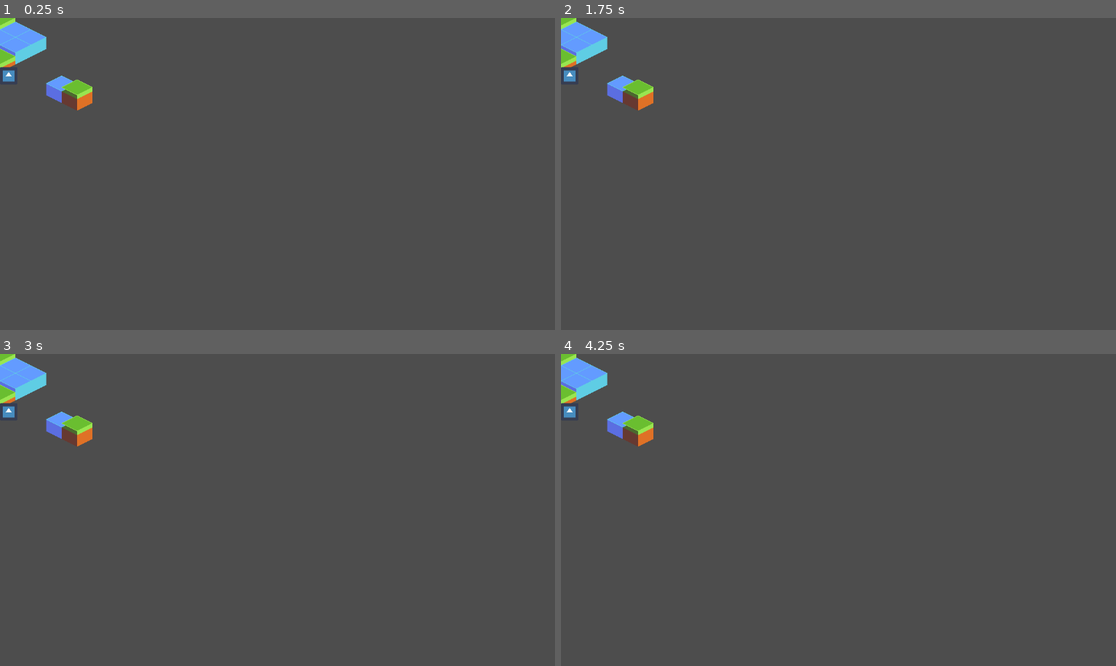
Above: before the commit, frames 1-4 (two rows, left to right).
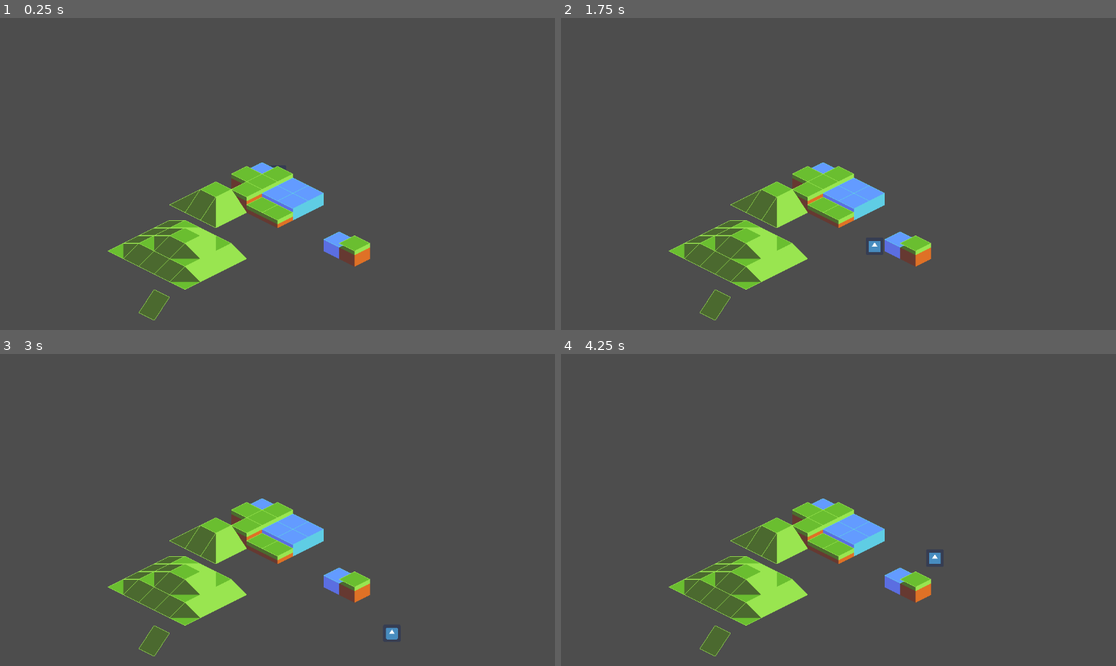
Above: after the commit, the same moments.

Repository: downflux/game
Game: Godot game, scene res://scenes/map/isometric_v2/isometric_v2.tscn
Two runs of this game, one before a commit and one after it. Both use one fixed random seed, a clock stepped at 60 frames per second and the inputs below. The project has no main scene, so this scene is started directly. The engine's default icon, where the game draws it, is replaced by a stand-in: a white triangle on a blue panel in a dark square.
Inputs:
- Up to frame 1 (0.25 s): no input
- Up to frame 2 (1.75 s): tap Enter at 0.5 s; hold Right (ui_right) 0.53-1.28 s; hold Down (ui_down) from 1.28 s (still down)
- Up to frame 3 (3 s): release Down (ui_down) at 2.03 s; hold Right (ui_right) 2.03-2.78 s; hold Up (ui_up) from 2.78 s (still down)
- Up to frame 4 (4.25 s): release Up (ui_up) at 3.53 s; hold Left (ui_left) from 3.53 s (still down)

The runs differ from the first frame. In frame 1, 9.0% of the frame differs, in the area x 0-67%, y 0-97%; in frame 2, 9.1%; in frame 3, 9.1%, in the area x 0-72%, y 0-97%; in frame 4, 9.1%.

Commit message:
Add ZTransition and isometric V2 demo

Diff:
--- a/objects/df_unit.gd
+++ b/objects/df_unit.gd
@@ -8,7 +8,7 @@
 
 var df_unit: DFUnit3D = DFUnit3D.new()
 
-const SPEED = 1
+const SPEED = 5
 
 func _process(_delta):
 	var p = df_unit.position2d(DFUnit3D.ProjectionMode.ISOMETRIC)
@@ -27,3 +27,7 @@
 			0,
 		) * SPEED
 	df_unit._physics_process(delta)
+
+func maybe_set_z_layer(z_layer: int):
+	print("Set z_layer: ", z_layer)
+	z_index = z_layer * ZTransitionBase._MAP_Z_INDEX_BUFFER
--- /dev/null
+++ b/scenes/map/isometric_v2/collision_box.tres
@@ -0,0 +1,13 @@
+[gd_resource type="TileSet" load_steps=3 format=3]
+
+[ext_resource type="PackedScene" uid="uid://bmoluriiv4qej" path="res://scenes/map/isometric_v2/z_transition_s.tscn" id="1_1rnen"]
+
+[sub_resource type="TileSetScenesCollectionSource" id="TileSetScenesCollectionSource_uy42b"]
+resource_name = "CollisionBox"
+scenes/0/scene = ExtResource("1_1rnen")
+
+[resource]
+tile_shape = 1
+tile_layout = 5
+tile_size = Vector2i(64, 32)
+sources/0 = SubResource("TileSetScenesCollectionSource_uy42b")
--- a/scenes/map/isometric_v2/isometric_v2.tscn
+++ b/scenes/map/isometric_v2/isometric_v2.tscn
@@ -1,17 +1,31 @@
-[gd_scene load_steps=4 format=3 uid="uid://d07mmws12lxef"]
+[gd_scene load_steps=7 format=3 uid="uid://d07mmws12lxef"]
 
+[ext_resource type="Script" path="res://scenes/map/isometric_v2/tmp.gd" id="1_15y5w"]
 [ext_resource type="Texture2D" uid="uid://dxur8d7jlcy3r" path="res://icon.png" id="1_krdt5"]
 [ext_resource type="TileSet" uid="uid://bxvy3qs1vwdd7" path="res://scenes/map/isometric_v2/terrain_top.tres" id="1_mh8kw"]
 [ext_resource type="TileSet" uid="uid://lv22ribevpin" path="res://scenes/map/isometric_v2/terrain_side.tres" id="2_fhlnm"]
+[ext_resource type="TileSet" path="res://scenes/map/isometric_v2/collision_box.tres" id="4_ssclw"]
+
+[sub_resource type="RectangleShape2D" id="RectangleShape2D_nb1a0"]
+size = Vector2(550.685, 526.028)
 
 [node name="IsometricMapV2" type="Node2D"]
 y_sort_enabled = true
 
-[node name="Icon" type="Sprite2D" parent="."]
+[node name="TestUnit" type="CharacterBody2D" parent="."]
 y_sort_enabled = true
-position = Vector2(18, 120)
+position = Vector2(-333, 300)
 scale = Vector2(0.0608333, 0.0608333)
+script = ExtResource("1_15y5w")
+
+[node name="Icon" type="Sprite2D" parent="TestUnit"]
+y_sort_enabled = true
+scale = Vector2(1, 1)
 texture = ExtResource("1_krdt5")
+
+[node name="CollisionShape2D" type="CollisionShape2D" parent="TestUnit"]
+scale = Vector2(1, 0.999999)
+shape = SubResource("RectangleShape2D_nb1a0")
 
 [node name="Layer" type="Node2D" parent="."]
 
@@ -28,7 +42,17 @@
 tile_set = ExtResource("1_mh8kw")
 format = 2
 layer_0/y_sort_enabled = true
-layer_0/tile_data = PackedInt32Array(65535, 0, 0, 0, 65536,  …(577 unchanged characters)… 31072, 3, 131078, 0, 0, 131077, 65536, 0)
+layer_0/tile_data = PackedInt32Array(65535, 0, 0, 0, 65536,  …(577 unchanged characters)… 31072, 3, 131078, 0, 0, 131077, 65536, 0, 786435, 0, 3)
 
 [node name="CollisionBox" type="TileMap" parent="Layer"]
+z_index = 2
+y_sort_enabled = true
+tile_set = ExtResource("4_ssclw")
 format = 2
+layer_0/y_sort_enabled = true
+layer_0/tile_data = PackedInt32Array(786435, 0, 0)
+
+[node name="Camera2D" type="Camera2D" parent="."]
+
+[connection signal="body_entered" from="Layer/CollisionBox/ZTransitionS" to="Layer/CollisionBox/ZTransitionS" method="_on_body_entered" flags=18]
+[connection signal="body_exited" from="Layer/CollisionBox/ZTransitionS" to="Layer/CollisionBox/ZTransitionS" method="_on_body_exited" flags=18]
--- a/scenes/map/isometric_v2/terrain_top.tres
+++ b/scenes/map/isometric_v2/terrain_top.tres
@@ -7,89 +7,190 @@
 texture_region_size = Vector2i(64, 64)
 0:0/0 = 0
 0:0/0/texture_origin = Vector2i(0, -16)
+0:0/0/physics_layer_0/linear_velocity = Vector2(0, 0)
+0:0/0/physics_layer_0/angular_velocity = 0.0
 1:0/0 = 0
 1:0/0/texture_origin = Vector2i(0, -16)
+1:0/0/physics_layer_0/linear_velocity = Vector2(0, 0)
+1:0/0/physics_layer_0/angular_velocity = 0.0
 2:0/0 = 0
 2:0/0/texture_origin = Vector2i(0, -16)
+2:0/0/physics_layer_0/linear_velocity = Vector2(0, 0)
+2:0/0/physics_layer_0/angular_velocity = 0.0
 3:0/0 = 0
 3:0/0/texture_origin = Vector2i(0, -16)
+3:0/0/physics_layer_0/linear_velocity = Vector2(0, 0)
+3:0/0/physics_layer_0/angular_velocity = 0.0
 1:1/0 = 0
 1:1/0/texture_origin = Vector2i(0, -16)
+1:1/0/physics_layer_0/linear_velocity = Vector2(0, 0)
+1:1/0/physics_layer_0/angular_velocity = 0.0
 0:2/0 = 0
 0:2/0/texture_origin = Vector2i(0, -16)
+0:2/0/physics_layer_0/linear_velocity = Vector2(0, 0)
+0:2/0/physics_layer_0/angular_velocity = 0.0
+0:2/0/physics_layer_0/polygon_0/points = PackedVector2Array(-32, 0, -32, 1, 30, 32, 32, 32, 32, 31, -30, 0)
 2:2/0 = 0
 2:2/0/texture_origin = Vector2i(0, -16)
+2:2/0/physics_layer_0/linear_velocity = Vector2(0, 0)
+2:2/0/physics_layer_0/angular_velocity = 0.0
+2:2/0/physics_layer_0/polygon_0/points = PackedVector2Array(-32, -1, -32, 1, -1, 48, 2, 48, 32, 33, 32, 31, 1, -16, -2, -16)
 0:3/0 = 0
 0:3/0/texture_origin = Vector2i(0, -16)
+0:3/0/physics_layer_0/linear_velocity = Vector2(0, 0)
+0:3/0/physics_layer_0/angular_velocity = 0.0
+0:3/0/physics_layer_0/polygon_0/points = PackedVector2Array(-1, -16, 2, -16, 32, -1, 32, 1, 1, 48, -2, 48, -32, 33, -32, 31)
 2:3/0 = 0
 2:3/0/texture_origin = Vector2i(0, -16)
+2:3/0/physics_layer_0/linear_velocity = Vector2(0, 0)
+2:3/0/physics_layer_0/angular_velocity = 0.0
+2:3/0/physics_layer_0/polygon_0/points = PackedVector2Array(-32, 31, -32, 32, -30, 32, 32, 1, 32, 0, 30, 0)
 0:4/0 = 0
 0:4/0/texture_origin = Vector2i(0, -16)
+0:4/0/physics_layer_0/linear_velocity = Vector2(0, 0)
+0:4/0/physics_layer_0/angular_velocity = 0.0
 1:4/0 = 0
 1:4/0/texture_origin = Vector2i(0, -16)
+1:4/0/physics_layer_0/linear_velocity = Vector2(0, 0)
+1:4/0/physics_layer_0/angular_velocity = 0.0
 2:4/0 = 0
 2:4/0/texture_origin = Vector2i(0, -16)
+2:4/0/physics_layer_0/linear_velocity = Vector2(0, 0)
+2:4/0/physics_layer_0/angular_velocity = 0.0
 3:4/0 = 0
 3:4/0/texture_origin = Vector2i(0, -16)
+3:4/0/physics_layer_0/linear_velocity = Vector2(0, 0)
+3:4/0/physics_layer_0/angular_velocity = 0.0
 0:5/0 = 0
 0:5/0/texture_origin = Vector2i(0, -16)
+0:5/0/physics_layer_0/linear_velocity = Vector2(0, 0)
+0:5/0/physics_layer_0/angular_velocity = 0.0
 1:5/0 = 0
 1:5/0/texture_origin = Vector2i(0, -16)
+1:5/0/physics_layer_0/linear_velocity = Vector2(0, 0)
+1:5/0/physics_layer_0/angular_velocity = 0.0
 2:5/0 = 0
 2:5/0/texture_origin = Vector2i(0, -16)
+2:5/0/physics_layer_0/linear_velocity = Vector2(0, 0)
+2:5/0/physics_layer_0/angular_velocity = 0.0
 3:5/0 = 0
 3:5/0/texture_origin = Vector2i(0, -16)
+3:5/0/physics_layer_0/linear_velocity = Vector2(0, 0)
+3:5/0/physics_layer_0/angular_velocity = 0.0
 0:6/0 = 0
 0:6/0/texture_origin = Vector2i(0, -16)
+0:6/0/physics_layer_0/linear_velocity = Vector2(0, 0)
+0:6/0/physics_layer_0/angular_velocity = 0.0
 1:6/0 = 0
 1:6/0/texture_origin = Vector2i(0, -16)
+1:6/0/physics_layer_0/linear_velocity = Vector2(0, 0)
+1:6/0/physics_layer_0/angular_velocity = 0.0
 2:6/0 = 0
 2:6/0/texture_origin = Vector2i(0, -16)
+2:6/0/physics_layer_0/linear_velocity = Vector2(0, 0)
+2:6/0/physics_layer_0/angular_velocity = 0.0
 0:7/0 = 0
 0:7/0/texture_origin = Vector2i(0, -16)
+0:7/0/physics_layer_0/linear_velocity = Vector2(0, 0)
+0:7/0/physics_layer_0/angular_velocity = 0.0
+0:7/0/physics_layer_0/polygon_0/points = PackedVector2Array(-32, 16, 2, 16, 32, 31, 32, 32, -2, 32, -32, 17)
 1:7/0 = 0
 1:7/0/texture_origin = Vector2i(0, -16)
+1:7/0/physics_layer_0/linear_velocity = Vector2(0, 0)
+1:7/0/physics_layer_0/angular_velocity = 0.0
+1:7/0/physics_layer_0/polygon_0/points = PackedVector2Array(-32, 16, -32, 17, -1, 48, 2, 48, 32, 33, 32, 31, 2, 16)
 2:7/0 = 0
 2:7/0/texture_origin = Vector2i(0, -16)
+2:7/0/physics_layer_0/linear_velocity = Vector2(0, 0)
+2:7/0/physics_layer_0/angular_velocity = 0.0
+2:7/0/physics_layer_0/polygon_0/points = PackedVector2Array(-2, 0, 1, 0, 32, 31, 32, 33, 2, 48, -1, 48, -32, 17, -32, 15)
 3:7/0 = 0
 3:7/0/texture_origin = Vector2i(0, -16)
+3:7/0/physics_layer_0/linear_velocity = Vector2(0, 0)
+3:7/0/physics_layer_0/angular_velocity = 0.0
+3:7/0/physics_layer_0/polygon_0/points = PackedVector2Array(-1, 0, 1, 0, 32, 31, 32, 33, 2, 48, -2, 48, -32, 33, -32, 31)
 0:8/0 = 0
 0:8/0/texture_origin = Vector2i(0, -16)
+0:8/0/physics_layer_0/linear_velocity = Vector2(0, 0)
+0:8/0/physics_layer_0/angular_velocity = 0.0
+0:8/0/physics_layer_0/polygon_0/points = PackedVector2Array(-1, 0, 2, 0, 32, 15, 32, 17, 1, 48, -2, 48, -32, 33, -32, 31)
 1:8/0 = 0
 1:8/0/texture_origin = Vector2i(0, -16)
+1:8/0/physics_layer_0/linear_velocity = Vector2(0, 0)
+1:8/0/physics_layer_0/angular_velocity = 0.0
+1:8/0/physics_layer_0/polygon_0/points = PackedVector2Array(-2, 16, 32, 16, 32, 17, 1, 48, -2, 48, -32, 33, -32, 31)
 2:8/0 = 0
 2:8/0/texture_origin = Vector2i(0, -16)
+2:8/0/physics_layer_0/linear_velocity = Vector2(0, 0)
+2:8/0/physics_layer_0/angular_velocity = 0.0
+2:8/0/physics_layer_0/polygon_0/points = PackedVector2Array(-2, 16, 32, 16, 32, 17, 2, 32, -32, 32, -32, 31)
 3:8/0 = 0
 3:8/0/texture_origin = Vector2i(0, -16)
+3:8/0/physics_layer_0/linear_velocity = Vector2(0, 0)
+3:8/0/physics_layer_0/angular_velocity = 0.0
+3:8/0/physics_layer_0/polygon_0/points = PackedVector2Array(-2, 16, 2, 16, 32, 31, 32, 32, -32, 32, -32, 31)
 1:9/0 = 0
 1:9/0/texture_origin = Vector2i(0, -16)
+1:9/0/physics_layer_0/linear_velocity = Vector2(0, 0)
+1:9/0/physics_layer_0/angular_velocity = 0.0
+1:9/0/physics_layer_0/polygon_0/points = PackedVector2Array(-2, 0, 2, 0, 32, 15, 32, 17, 1, 48, -1, 48, -32, 17, -32, 15)
 2:9/0 = 0
 2:9/0/texture_origin = Vector2i(0, -16)
+2:9/0/physics_layer_0/linear_velocity = Vector2(0, 0)
+2:9/0/physics_layer_0/angular_velocity = 0.0
+2:9/0/physics_layer_0/polygon_0/points = PackedVector2Array(-1, 0, 2, 0, 32, 15, 32, 17, 2, 32, -32, 32, -32, 31)
 3:9/0 = 0
 3:9/0/texture_origin = Vector2i(0, -16)
+3:9/0/physics_layer_0/linear_velocity = Vector2(0, 0)
+3:9/0/physics_layer_0/angular_velocity = 0.0
+3:9/0/physics_layer_0/polygon_0/points = PackedVector2Array(-32, 16, 32, 16, 32, 17, 2, 32, -2, 32, -32, 17)
 1:2/0 = 0
 1:2/0/texture_origin = Vector2i(0, -16)
+1:2/0/physics_layer_0/linear_velocity = Vector2(0, 0)
+1:2/0/physics_layer_0/angular_velocity = 0.0
+1:2/0/physics_layer_0/polygon_0/points = PackedVector2Array(-32, 0, -32, 1, -1, 48, 2, 48, 32, 33, 32, 31, -30, 0)
 1:3/0 = 0
 1:3/0/texture_origin = Vector2i(0, -16)
+1:3/0/physics_layer_0/linear_velocity = Vector2(0, 0)
+1:3/0/physics_layer_0/angular_velocity = 0.0
+1:3/0/physics_layer_0/polygon_0/points = PackedVector2Array(30, 0, 32, 0, 32, 1, 1, 48, -2, 48, -32, 33, -32, 31)
 3:3/0 = 0
 3:3/0/texture_origin = Vector2i(0, -16)
+3:3/0/physics_layer_0/linear_velocity = Vector2(0, 0)
+3:3/0/physics_layer_0/angular_velocity = 0.0
+3:3/0/physics_layer_0/polygon_0/points = PackedVector2Array(-32, 31, -2, 16, 2, 16, 32, 31, 32, 32, 30, 32, -30, 32, -32, 32)
 3:2/0 = 0
 3:2/0/texture_origin = Vector2i(0, -16)
+3:2/0/physics_layer_0/linear_velocity = Vector2(0, 0)
+3:2/0/physics_layer_0/angular_velocity = 0.0
+3:2/0/physics_layer_0/polygon_0/points = PackedVector2Array(-1, -16, -32, 31, -32, 33, -2, 48, 2, 48, 32, 33, 32, 31, 1, -16)
 0:1/0 = 0
 0:1/0/texture_origin = Vector2i(0, -16)
 0:1/0/z_index = -1
+0:1/0/physics_layer_0/linear_velocity = Vector2(0, 0)
+0:1/0/physics_layer_0/angular_velocity = 0.0
 2:1/0 = 0
 2:1/0/texture_origin = Vector2i(0, -16)
 2:1/0/z_index = -1
+2:1/0/physics_layer_0/linear_velocity = Vector2(0, 0)
+2:1/0/physics_layer_0/angular_velocity = 0.0
 3:1/0 = 0
 3:1/0/texture_origin = Vector2i(0, -16)
+3:1/0/physics_layer_0/linear_velocity = Vector2(0, 0)
+3:1/0/physics_layer_0/angular_velocity = 0.0
 3:6/0 = 0
 3:6/0/texture_origin = Vector2i(0, -16)
+3:6/0/physics_layer_0/linear_velocity = Vector2(0, 0)
+3:6/0/physics_layer_0/angular_velocity = 0.0
 0:9/0 = 0
 0:9/0/texture_origin = Vector2i(0, -16)
+0:9/0/physics_layer_0/linear_velocity = Vector2(0, 0)
+0:9/0/physics_layer_0/angular_velocity = 0.0
+0:9/0/physics_layer_0/polygon_0/points = PackedVector2Array(-32, 15, -2, 0, 1, 0, 32, 31, 32, 32, -2, 32, -32, 17)
 
 [resource]
 tile_shape = 1
 tile_layout = 5
 tile_size = Vector2i(64, 32)
+physics_layer_0/collision_layer = 1
 sources/0 = SubResource("TileSetAtlasSource_704ur")
--- /dev/null
+++ b/scenes/map/isometric_v2/tmp.gd
@@ -0,0 +1 @@
+extends DFUnit
--- /dev/null
+++ b/scenes/map/isometric_v2/z_transition/z_transition_base.gd
@@ -0,0 +1,20 @@
+extends Area2D
+
+class_name ZTransitionBase
+
+const _MAP_Z_INDEX_BUFFER = 10
+
+## _up defines the Cartesian direction which points towards the positive z-axis.
+var _up: Vector2
+
+func up() -> Vector2:
+	return _up
+
+func _on_body_entered(body):
+	if body is DFUnit and body.df_unit.velocity2d(DFUnit3D.ProjectionMode.CARTESIAN).dot(_up) > 0:
+		(body as DFUnit).maybe_set_z_layer(z_index % _MAP_Z_INDEX_BUFFER + 1)
+		# TODO(minkezhang): Add queue in DFUnit which tracks entrances and exits for a long ramp.
+
+func _on_body_exited(body):
+	if body is DFUnit and body.df_unit.velocity2d(DFUnit3D.ProjectionMode.CARTESIAN).dot(_up) < 0:
+		(body as DFUnit).maybe_set_z_layer(z_index % _MAP_Z_INDEX_BUFFER)
--- /dev/null
+++ b/scenes/map/isometric_v2/z_transition/z_transition_s.gd
@@ -0,0 +1,4 @@
+extends ZTransitionBase
+
+func _init():
+	_up = Vector2(0, 1)
--- /dev/null
+++ b/scenes/map/isometric_v2/z_transition/z_transition_s.tscn
@@ -0,0 +1,16 @@
+[gd_scene load_steps=3 format=3 uid="uid://bao73pt8476uw"]
+
+[ext_resource type="Script" path="res://scenes/map/isometric_v2/z_transition/z_transition_s.gd" id="1_kxdj1"]
+
+[sub_resource type="SegmentShape2D" id="SegmentShape2D_ygk1o"]
+b = Vector2(32, 16)
+
+[node name="ZTransitionS" type="Area2D"]
+script = ExtResource("1_kxdj1")
+
+[node name="CollisionShape2D" type="CollisionShape2D" parent="."]
+position = Vector2(-32, 32)
+shape = SubResource("SegmentShape2D_ygk1o")
+
+[connection signal="body_entered" from="." to="." method="_on_body_entered"]
+[connection signal="body_exited" from="." to="." method="_on_body_exited"]
